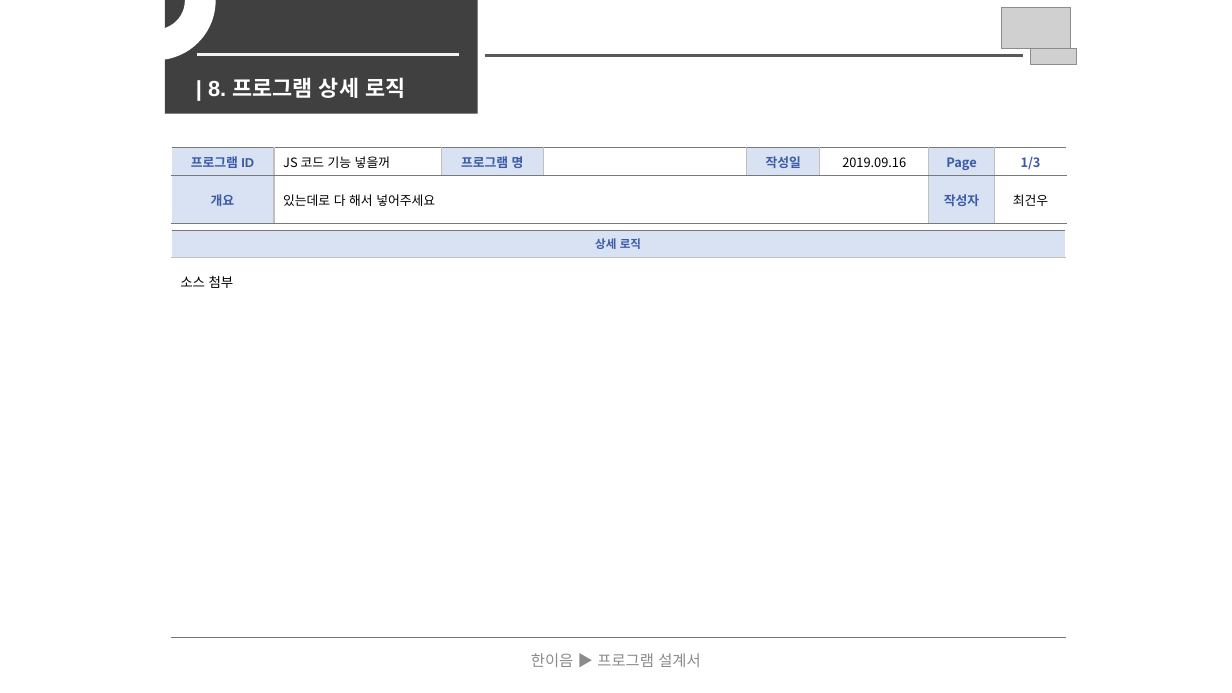
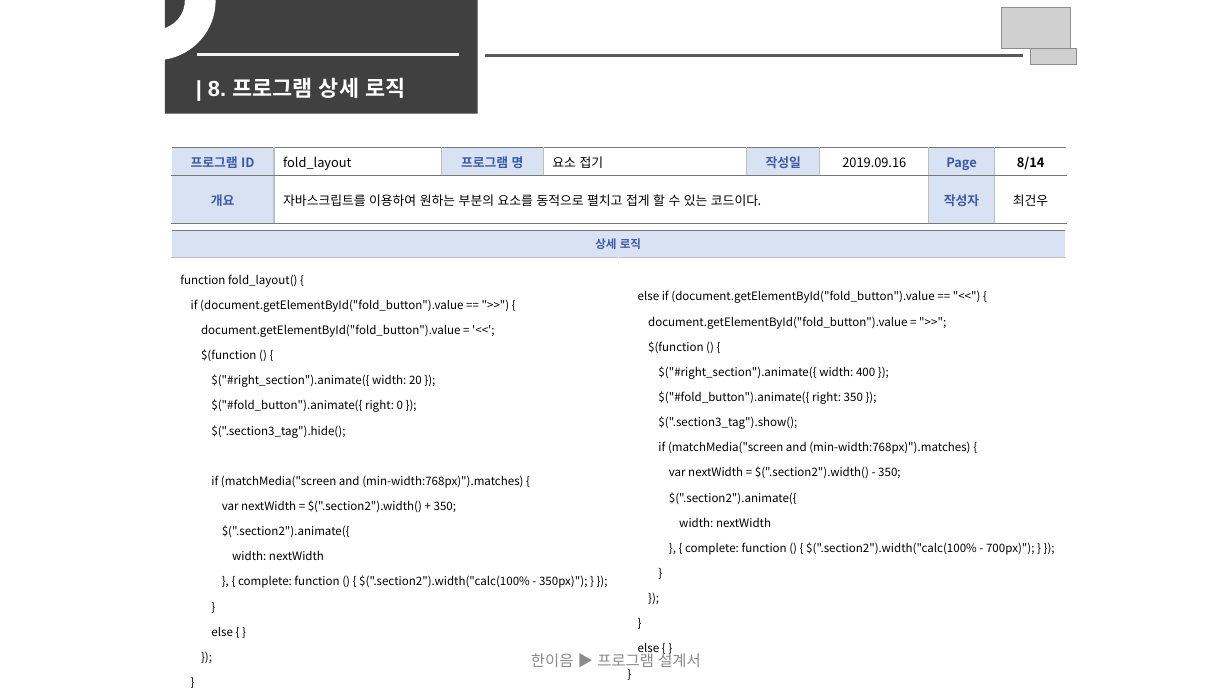
Before and after one commit to Hanswind/smuhill, a slide deck: slide 8 of documents/Output_Documents/개발산출물.pptx. Drawn at 1232x693 pixels with LibreOffice and Linux fonts; fonts in the diff are those of the drawing; grey boxes stand for pictures. Boxes give left, top, right and bottom in pixels: in the first picture for what was removed or moved away, otherwise in the second. Text is boxed around its words. In the diff, an @@ line names an element or a change of style, - is before the commit and + after.

```diff
--- a/documents/Output_Documents/개발산출물.pptx
+++ b/documents/Output_Documents/개발산출물.pptx
@@ table at box(171, 148, 1067, 224) @@
-row 1: 프로그램 ID | JS 코드 기능 넣을꺼 | 프로그램 명 |  | 작성일 | 2019.09.16 | Page | 1/3
+row 1: 프로그램 ID | fold_layout | 프로그램 명 | 요소 접기 | 작성일 | 2019.09.16 | Page | 8/14
-row 2, column 2: 있는데로 다 해서 넣어주세요
+row 2, column 2: 자바스크립트를 이용하여 원하는 부분의 요소를 동적으로 펼치고 접게 할 수 있는 코드이다.
@@ font Arial to Noto Sans CJK KR in "프로그램 ID", "개요" @@
@@ table at box(171, 230, 1066, 666) @@
-column 1: 상세 로직 | 소스 첨부
+column 1: 상세 로직 | function fold_layout() { / if (document.getElementById("fold_button").value == ">>") { / document.getElementById("fold_button").value = '<<'; / $(function () { / $("#right_section").animate({ width: 20 }); / $("#fold_button").animate({ right: 0 }); / $(".section3_tag").hide(); / if (matchMedia("screen and (min-width:768px)").matches) { / var nextWidth = $(".section2").width() + 350; / $(".section2").animate({ / width: nextWidth / }, { complete: function () { $(".section2").width("calc(100% - 350px)"); } }); / } / else { } / }); / }
+column 2:  | else if (document.getElementById("fold_button").value == "<<") { / document.getElementById("fold_button").value = ">>"; / $(function () { / $("#right_section").animate({ width: 400 }); / $("#fold_button").animate({ right: 350 }); / $(".section3_tag").show(); / if (matchMedia("screen and (min-width:768px)").matches) { / var nextWidth = $(".section2").width() - 350; / $(".section2").animate({ / width: nextWidth / }, { complete: function () { $(".section2").width("calc(100% - 700px)"); } }); / } / }); / } / else { } / }
```
Also in this commit, not shown: 11 other slides changed, 2 slides added, 2 slides removed, 2 other files.
